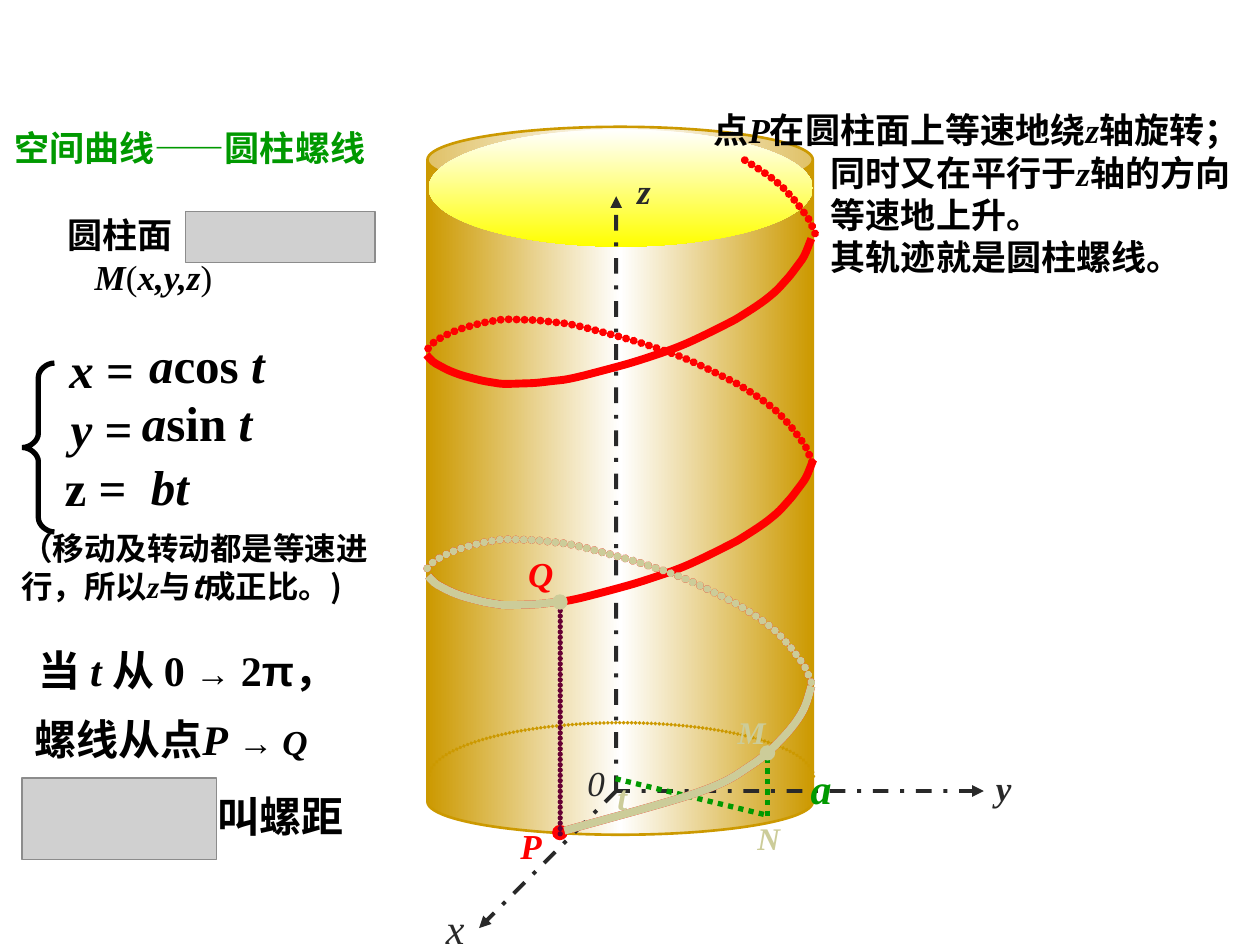
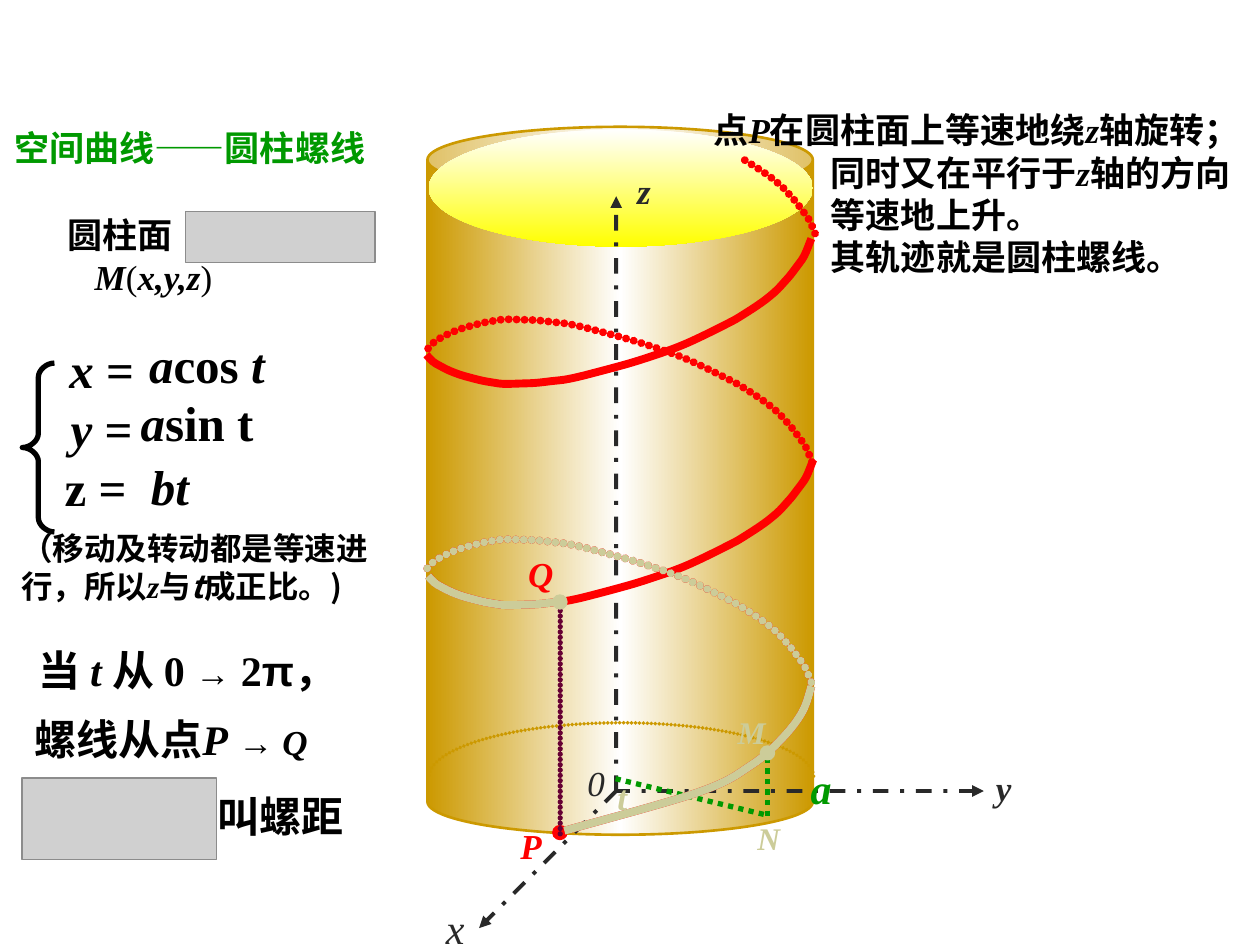
Before and after one commit to weihuayi/class, a slide deck: slide 10 of analyticgeometry/PPT/2-3.ppt. Drawn at 1260x945 pixels with LibreOffice and Linux fonts; fonts in the diff are those of the drawing; grey boxes stand for pictures; background and template pictures are left out. Boxes give left, top, right and bottom in pixels: in the first picture for what was removed or moved away, otherwise in the second. Text is boxed around its words. In the diff, an @@ line names an element or a change of style, - is before the commit and + after.

```diff
--- a/analyticgeometry/PPT/2-3.ppt
+++ b/analyticgeometry/PPT/2-3.ppt
@@ text "asin t" at box(141, 407, 253, 442): italic off in "t" @@
```
Also in this commit, not shown: 5 other files.
